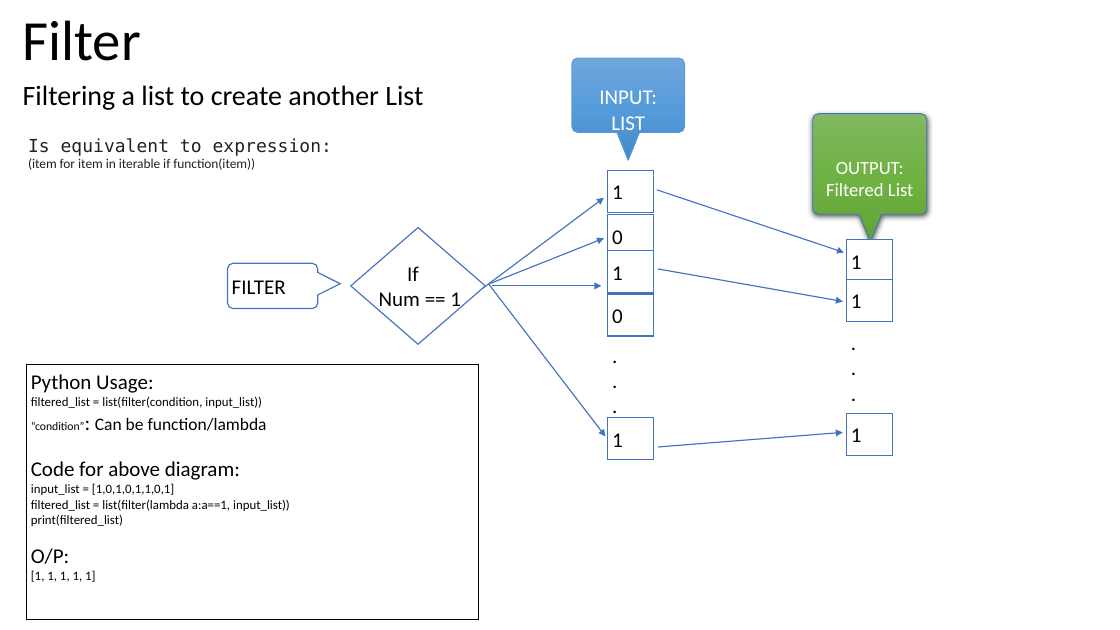
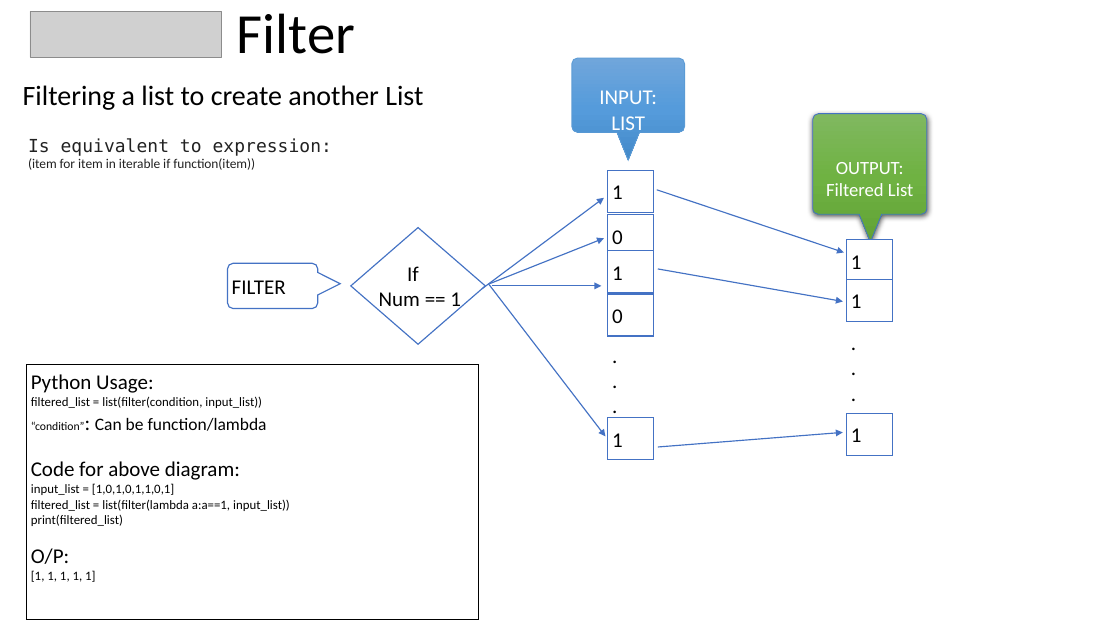
Before and after one commit to meetAmarAtGithub/PES_MTech_Assignments, a slide deck: slide 4 of ITP_Lambda, map, filter, reduce with examples/PDS Presentations.pptx (slide 5 before the commit). Drawn at 1120x630 pixels with LibreOffice and Linux fonts; fonts in the diff are those of the drawing; grey boxes stand for pictures. Boxes give left, top, right and bottom in pixels: in the first picture for what was removed or moved away, otherwise in the second. Text is boxed around its words. In the diff, an @@ line names an element or a change of style, - is before the commit and + after.

```diff
--- a/ITP_Lambda, map, filter, reduce with examples/PDS Presentations.pptx
+++ b/ITP_Lambda, map, filter, reduce with examples/PDS Presentations.pptx
@@ picture added at box(30, 12, 222, 58) @@
@@ title "Filter": place and size @@
-title "Filter" at box(23, 20, 141, 61)
+title "Filter" at box(237, 13, 355, 54)
```
Also in this commit, not shown: 6 other slides changed.
